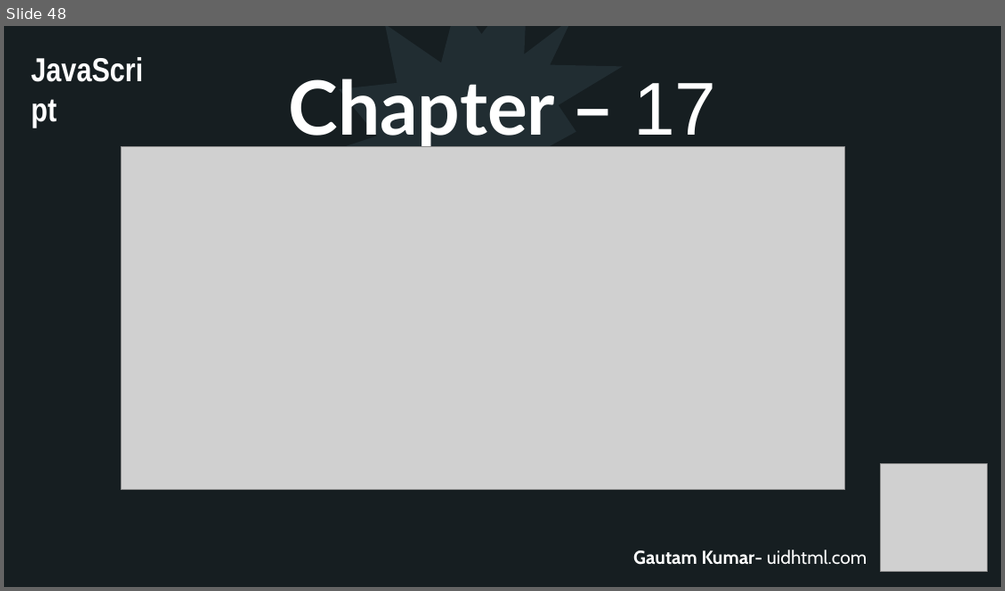
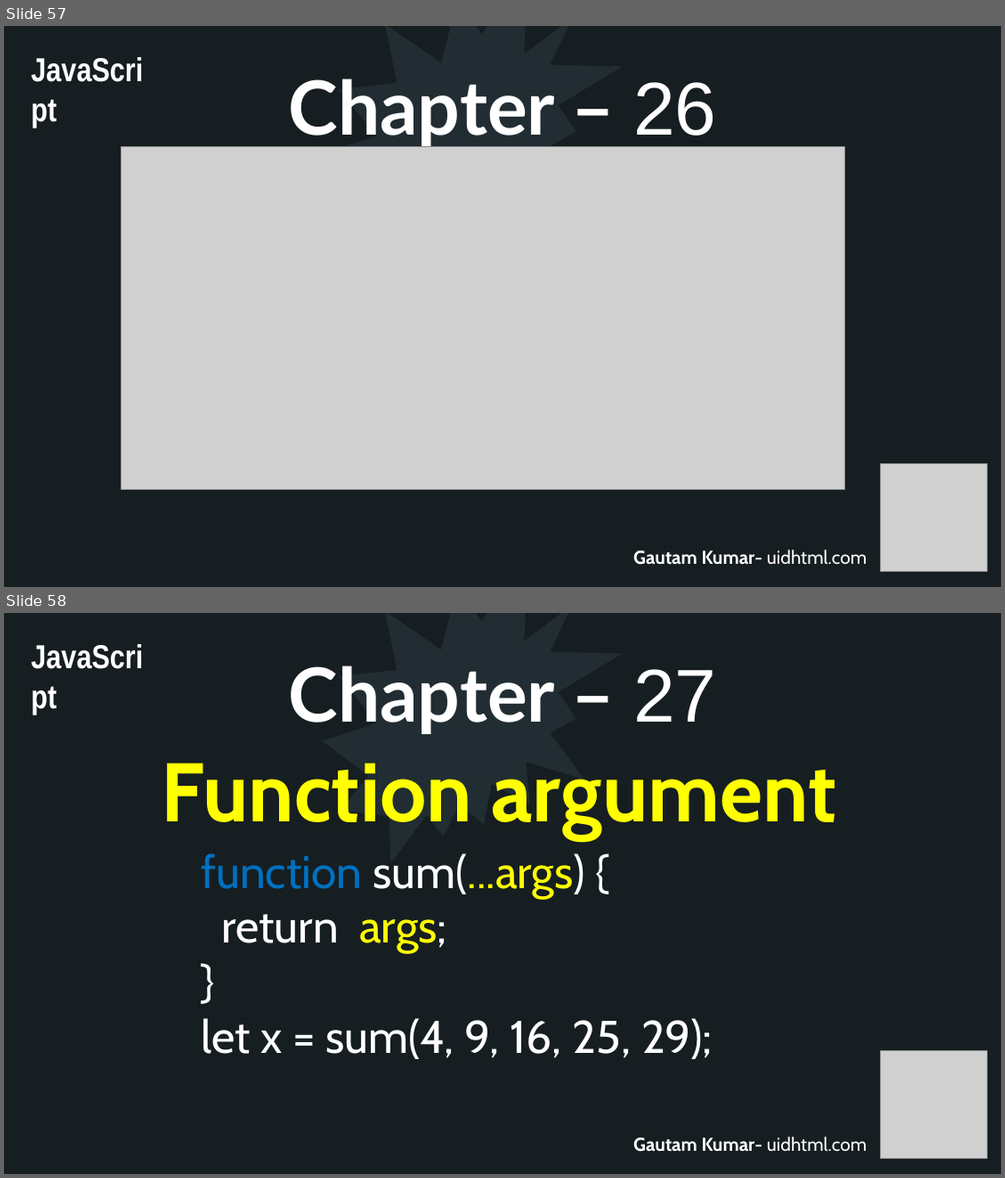
Before and after one commit to uidhtml/javascript-tutorials, a slide deck: Javascript Tutorials.pptx. Shown one above the other, each under a label of ours: slide 48 before the commit, slides 57 and 58 after it. The pictures are 1005x591 and 1005x1178 pixels, drawn with LibreOffice and Linux fonts; fonts in the diff are those of the drawing; grey boxes stand for pictures. Boxes give left, top, right and bottom in pixels: in the first picture for what was removed or moved away, otherwise in the second. Text is boxed around its words. In the diff, an @@ line names an element or a change of style, - is before the commit and + after.

Commit message:
Added chapter 15

```diff
--- a/Javascript Tutorials.pptx
+++ b/Javascript Tutorials.pptx
@@ slide 58 added at box(4, 613, 1001, 1174), background #2C3C43; not listed: 10 template elements that a slide beside it also shows @@
@@ rectangle added at box(4, 613, 1001, 1174), fill #161E22 @@
@@ text added at box(24, 632, 154, 680), 32 pt, text #FFFFFF, bold @@
+JavaScript
@@ irregular seal added at box(323, 613, 623, 863), fill #212D32 @@
@@ title added at box(288, 666, 716, 734), 72 pt, text #FFFFFF, bold @@
+Chapter – 27
@@ text added at box(162, 763, 836, 840), 80 pt, text #FFFF00, bold @@
+Function argument
@@ text added at box(201, 853, 712, 1059), 44 pt, text #FFFFFF @@
+function sum(...args) {
+return args;
+}
+let x = sum(4, 9, 16, 25, 29);
@@ picture added at box(881, 1051, 988, 1159) @@
@@ text added at box(633, 1136, 866, 1151), 18 pt, text #FFFFFF, bold @@
+Gautam Kumar- uidhtml.com
@@ what was slide 48 is now slide 57 @@
@@ slide 57 changed as well @@
@@ title at box(288, 79, 716, 149): text changed @@
-Chapter – 17
+Chapter – 26
```
Also in this commit, not shown: 2 other slides changed, 9 other slides added, 6 other files.
